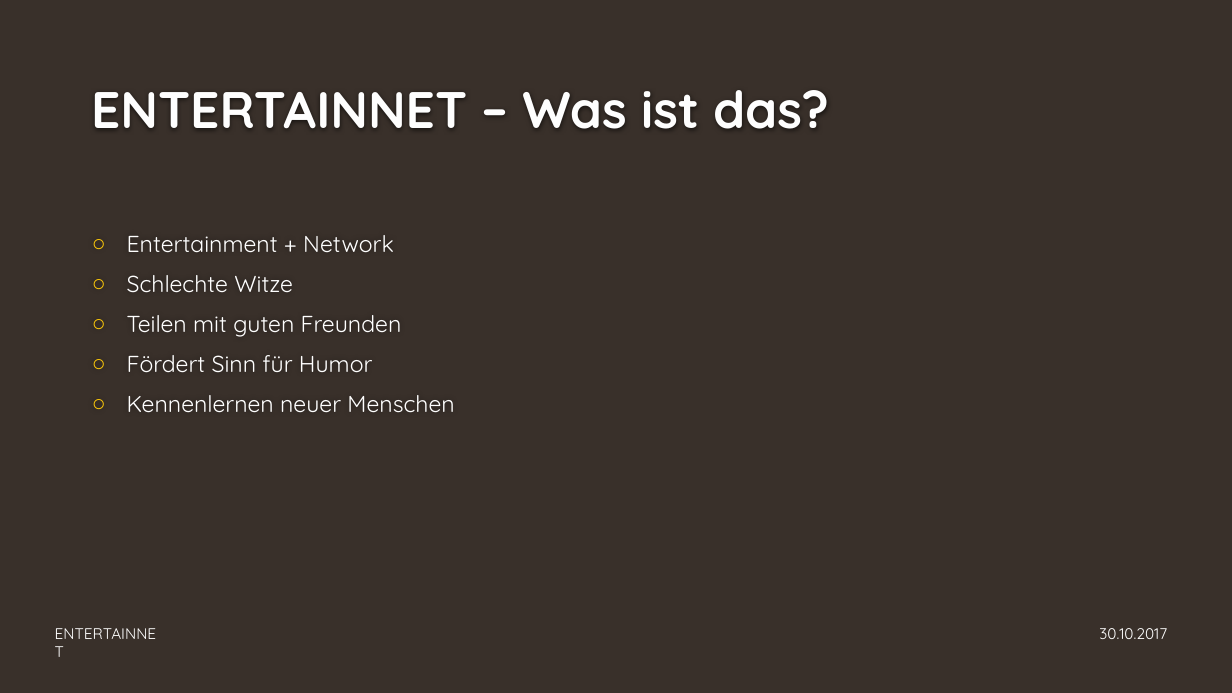
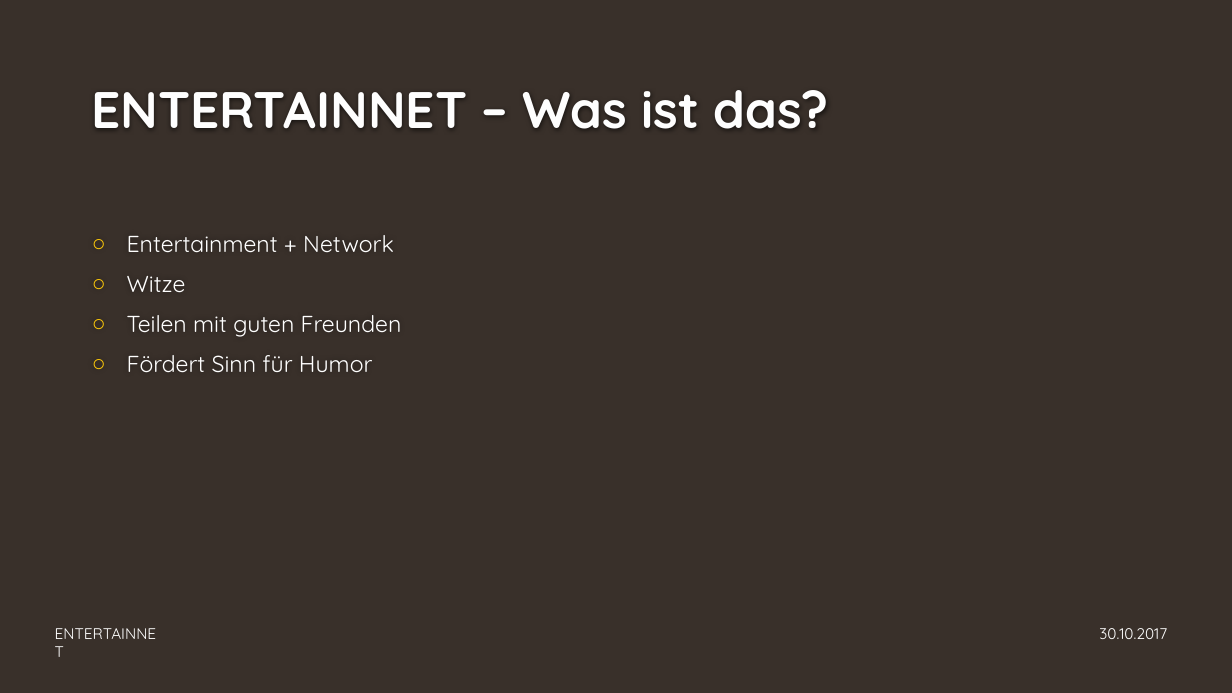
Before and after one commit to GAEBE2/Modul-306, a slide deck: slide 4 of Dokuordner/ENTERTAINNET.pptx. Drawn at 1232x693 pixels with LibreOffice and Linux fonts; fonts in the diff are those of the drawing; background and template pictures are left out. Boxes give left, top, right and bottom in pixels: in the first picture for what was removed or moved away, otherwise in the second. Text is boxed around its words. In the diff, an @@ line names an element or a change of style, - is before the commit and + after.

```diff
--- a/Dokuordner/ENTERTAINNET.pptx
+++ b/Dokuordner/ENTERTAINNET.pptx
@@ text at (127, 276, 186, 293): text changed @@
-○ Schlechte Witze
+○ Witze
@@ text at (127, 395, 454, 413): paragraph removed @@
-○ Kennenlernen neuer Menschen
```
Also in this commit, not shown: 5 other slides changed, 1 slide added, 2 other files.
